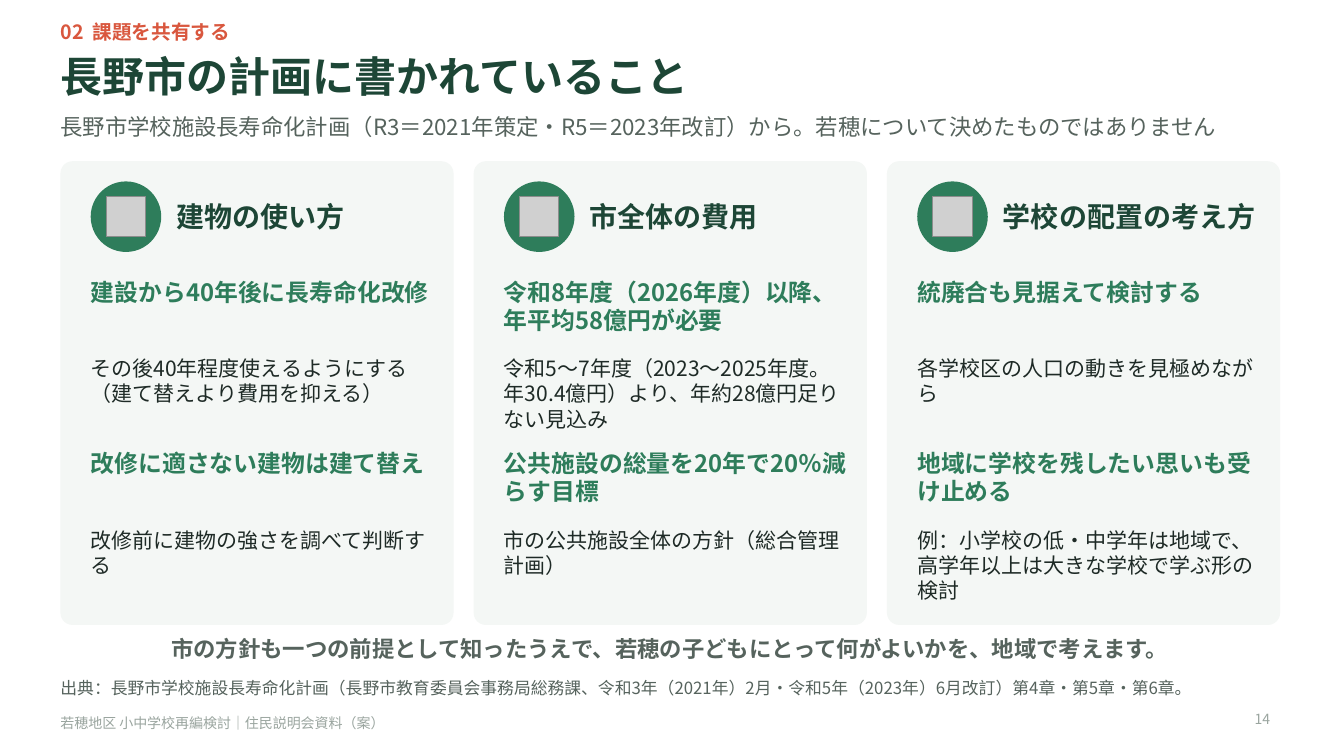
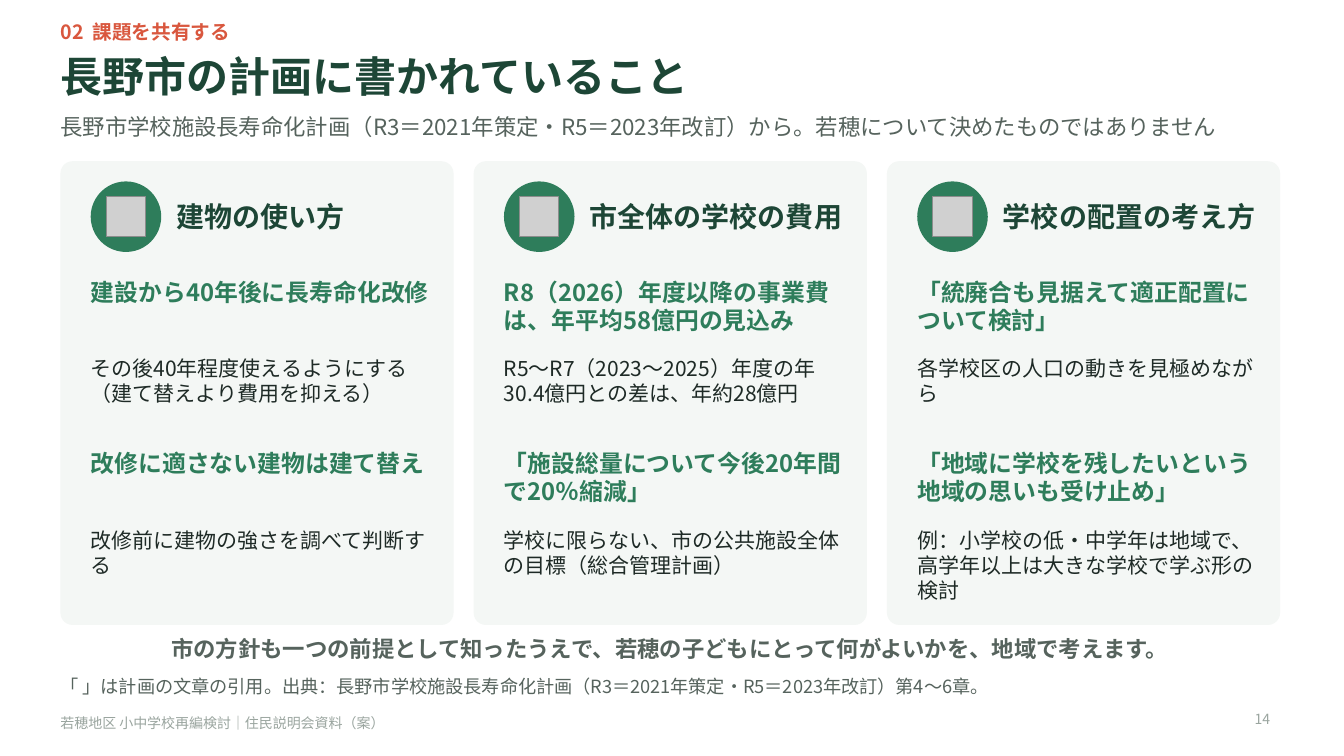
Before and after one commit to Masaki12008/GS, a slide deck: slide 14 of output/若穂地区_住民説明会資料.pptx. Drawn at 1344x756 pixels with LibreOffice and Linux fonts; fonts in the diff are those of the drawing; grey boxes stand for pictures. Boxes give left, top, right and bottom in pixels: in the first picture for what was removed or moved away, otherwise in the second. Text is boxed around its words. In the diff, an @@ line names an element or a change of style, - is before the commit and + after.

```diff
--- a/output/若穂地区_住民説明会資料.pptx
+++ b/output/若穂地区_住民説明会資料.pptx
@@ text at <box>590,203,842,230</box>: text changed @@
-市全体の費用
+市全体の学校の費用
@@ text at <box>504,280,829,331</box>: text changed @@
-令和8年度（2026年度）以降、年平均58億円が必要
+R8（2026）年度以降の事業費は、年平均58億円の見込み
@@ text at <box>917,280,1250,331</box>: text changed @@
-統廃合も見据えて検討する
+「統廃合も見据えて適正配置について検討」
@@ text at <box>504,358,815,403</box>: text changed @@
-令和5〜7年度（2023〜2025年度。年30.4億円）より、年約28億円足りない見込み
+R5〜R7（2023〜2025）年度の年30.4億円との差は、年約28億円
@@ text at <box>504,451,841,502</box>: text changed @@
-公共施設の総量を20年で20％減らす目標
+「施設総量について今後20年間で20％縮減」
@@ text at <box>917,451,1251,502</box>: text changed @@
-地域に学校を残したい思いも受け止める
+「地域に学校を残したいという地域の思いも受け止め」
@@ text at <box>504,530,840,575</box>: text changed @@
-市の公共施設全体の方針（総合管理計画）
+学校に限らない、市の公共施設全体の目標（総合管理計画）
@@ text at <box>60,677,989,695</box>: text changed; size 12 to 13 pt @@
-出典：長野市学校施設長寿命化計画（長野市教育委員会事務局総務課、令和3年（2021年）2月・令和5年（2023年）6月改訂）第4章・第5章・第6章。
+「 」は計画の文章の引用。出典：長野市学校施設長寿命化計画（R3＝2021年策定・R5＝2023年改訂）第4〜6章。
```
Also in this commit, not shown: 27 other slides changed, 14 other files.
